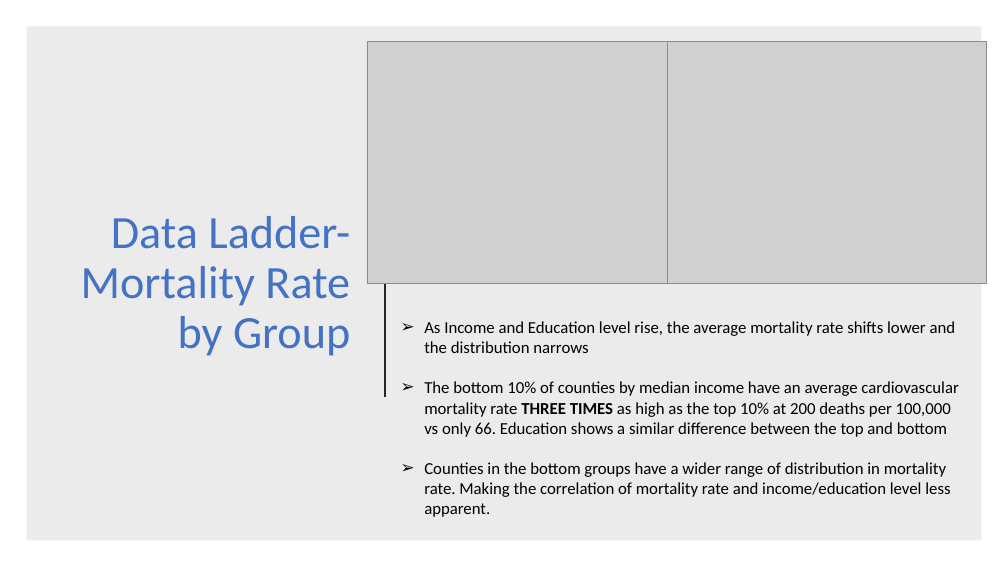
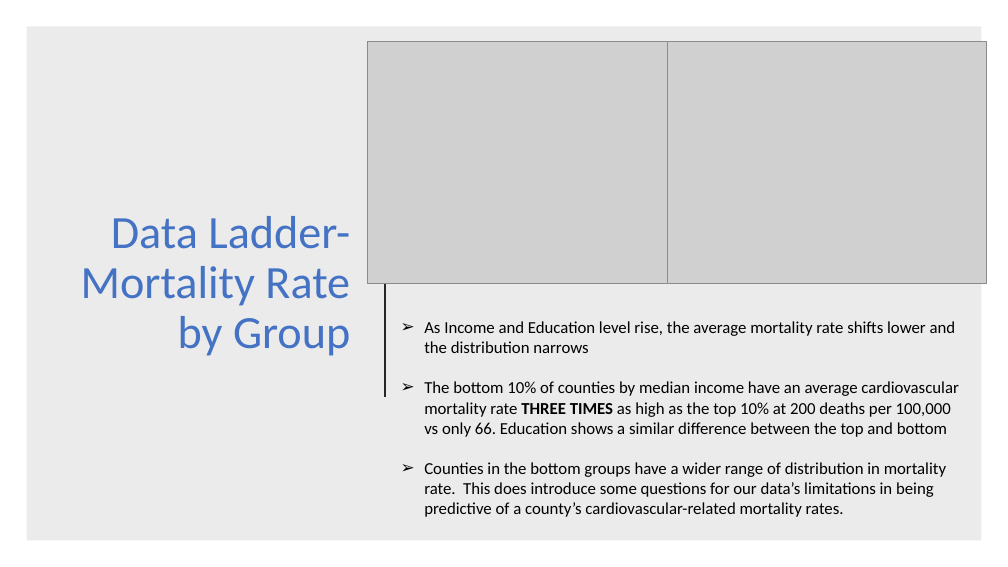
Before and after one commit to Randy0601/National-heart-disease-in-correlation-to-education-and-income-level, a slide deck: slide 11 of Cardiovascular Mortality Presentation CJK edits.pptx. Drawn at 1008x567 pixels with LibreOffice and Linux fonts; fonts in the diff are those of the drawing; grey boxes stand for pictures. Boxes give left, top, right and bottom in pixels: in the first picture for what was removed or moved away, otherwise in the second. Text is boxed around its words. In the diff, an @@ line names an element or a change of style, - is before the commit and + after.

Commit message:
updated presentation deck

```diff
--- a/Cardiovascular Mortality Presentation CJK edits.pptx
+++ b/Cardiovascular Mortality Presentation CJK edits.pptx
@@ text at bbox=[424, 462, 946, 517]: text changed @@
-➢ Counties in the bottom groups have a wider range of distribution in mortality rate. Making the correlation of mortality rate and income/education level less apparent.
+➢ Counties in the bottom groups have a wider range of distribution in mortality rate. This does introduce some questions for our data’s limitations in being predictive of a county’s cardiovascular-related mortality rates.
```
